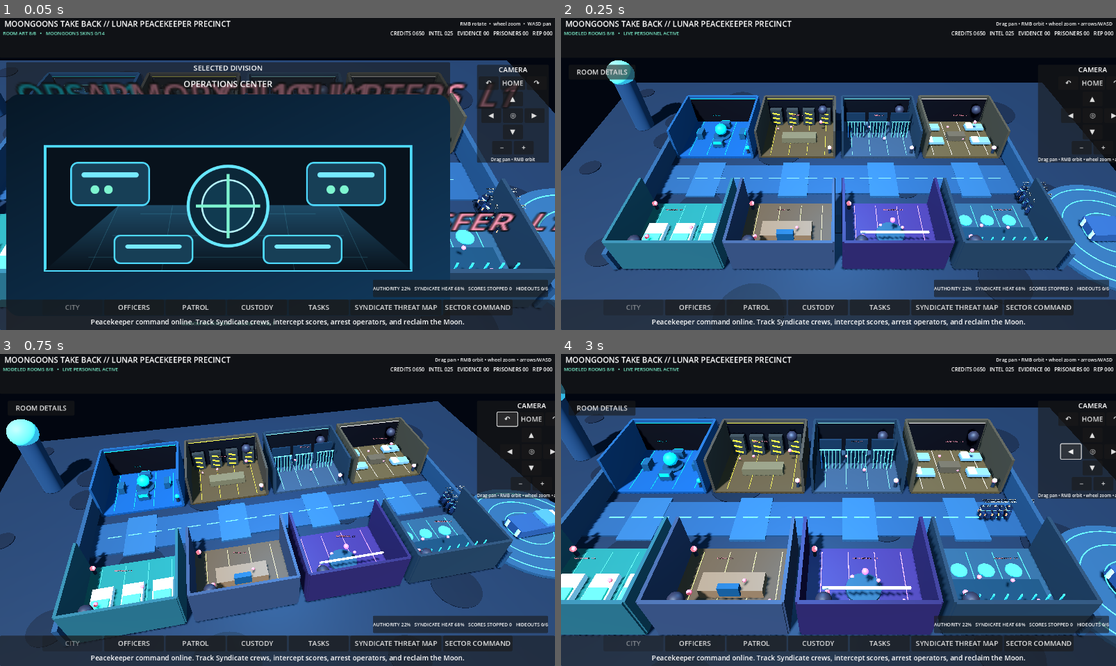
Above: before the commit, frames 1-4 (two rows, left to right).
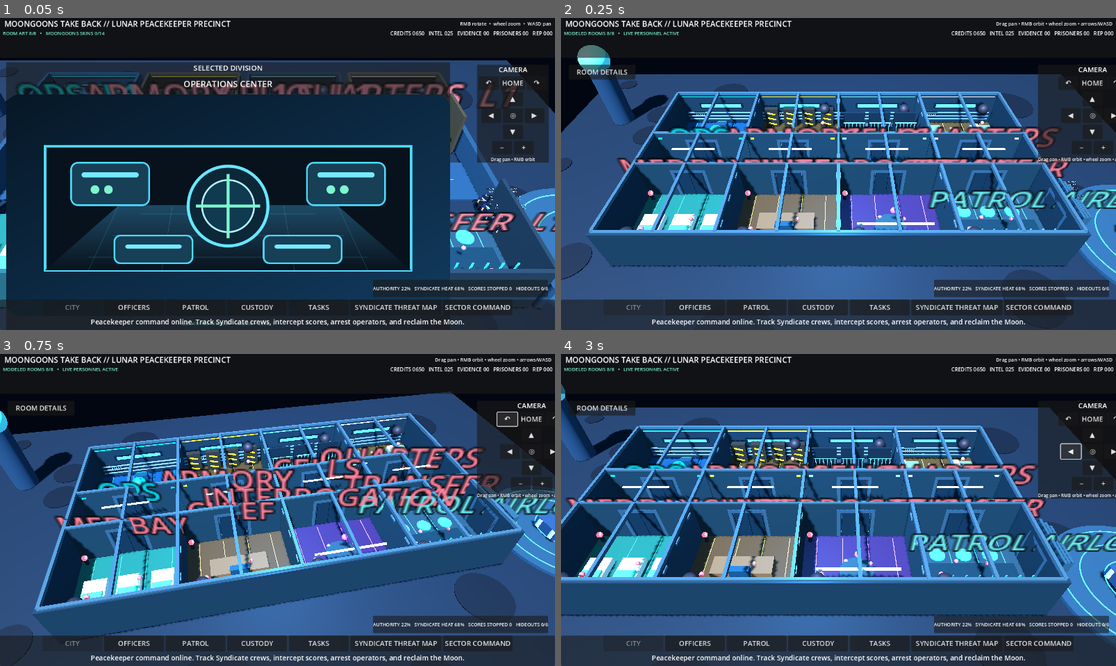
Above: after the commit, the same moments.

Repository: POTD725/MoonGoons-Take-Back
Game: Godot game, scene res://scenes/LivingPrecinct.tscn
Same seed, same stepped clock (60 frames per second), same inputs: the game is played once before the commit and once after it.
Inputs:
- Up to frame 1 (0.05 s): no input
- Up to frame 2 (0.25 s): no input
- Up to frame 3 (0.75 s): click "↶" at 0.5 s
- Up to frame 4 (3 s): click "HOME" at 1.25 s; click "▲" at 2 s; click "◀" at 2.75 s

Frame 1 is identical in both runs. In frame 2, 45% of the frame differs, in the area x 0-100%, y 8-100%; in frame 3, 46%; in frame 4, 49%, in the area x 0-100%, y 20-91%.

Commit message:
Attach shared space-station architecture

Diff:
--- a/scenes/LivingPrecinct.tscn
+++ b/scenes/LivingPrecinct.tscn
@@ -1,10 +1,11 @@
-[gd_scene load_steps=6 format=3]
+[gd_scene load_steps=7 format=3]
 
 [ext_resource type="Script" path="res://scripts/living_precinct.gd" id="1_living"]
 [ext_resource type="Script" path="res://scripts/living_precinct_ui_polish.gd" id="2_polish"]
 [ext_resource type="Script" path="res://scripts/living_precinct_input_bridge.gd" id="3_input"]
 [ext_resource type="Script" path="res://scripts/peacekeeper_campaign_mode.gd" id="4_campaign"]
 [ext_resource type="Script" path="res://scripts/living_precinct_view_cleanup.gd" id="5_cleanup"]
+[ext_resource type="Script" path="res://scripts/space_station_architecture.gd" id="6_station"]
 
 [node name="LivingMoonGoonsPrecinct" type="Node3D"]
 script = ExtResource("1_living")
@@ -20,3 +21,6 @@
 
 [node name="UnobstructedViewCleanup" type="Node" parent="."]
 script = ExtResource("5_cleanup")
+
+[node name="SpaceStationArchitecture" type="Node" parent="."]
+script = ExtResource("6_station")
